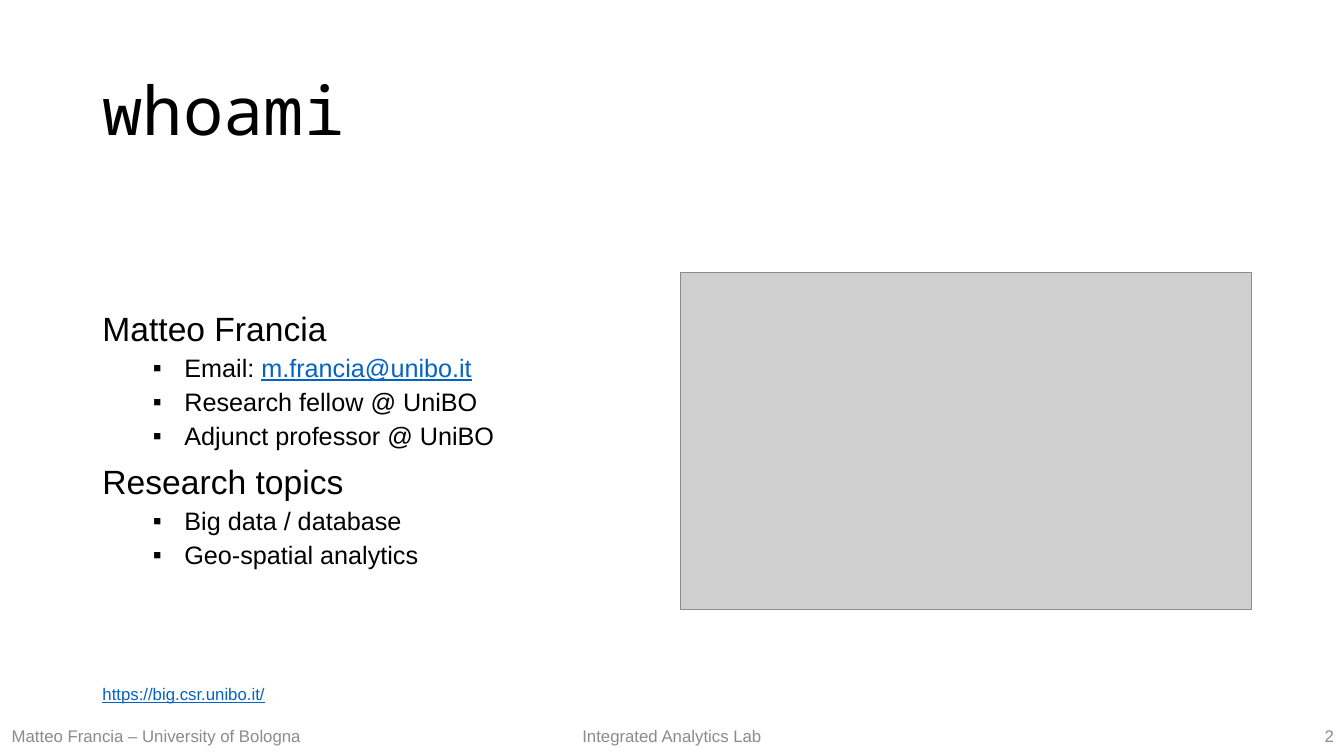
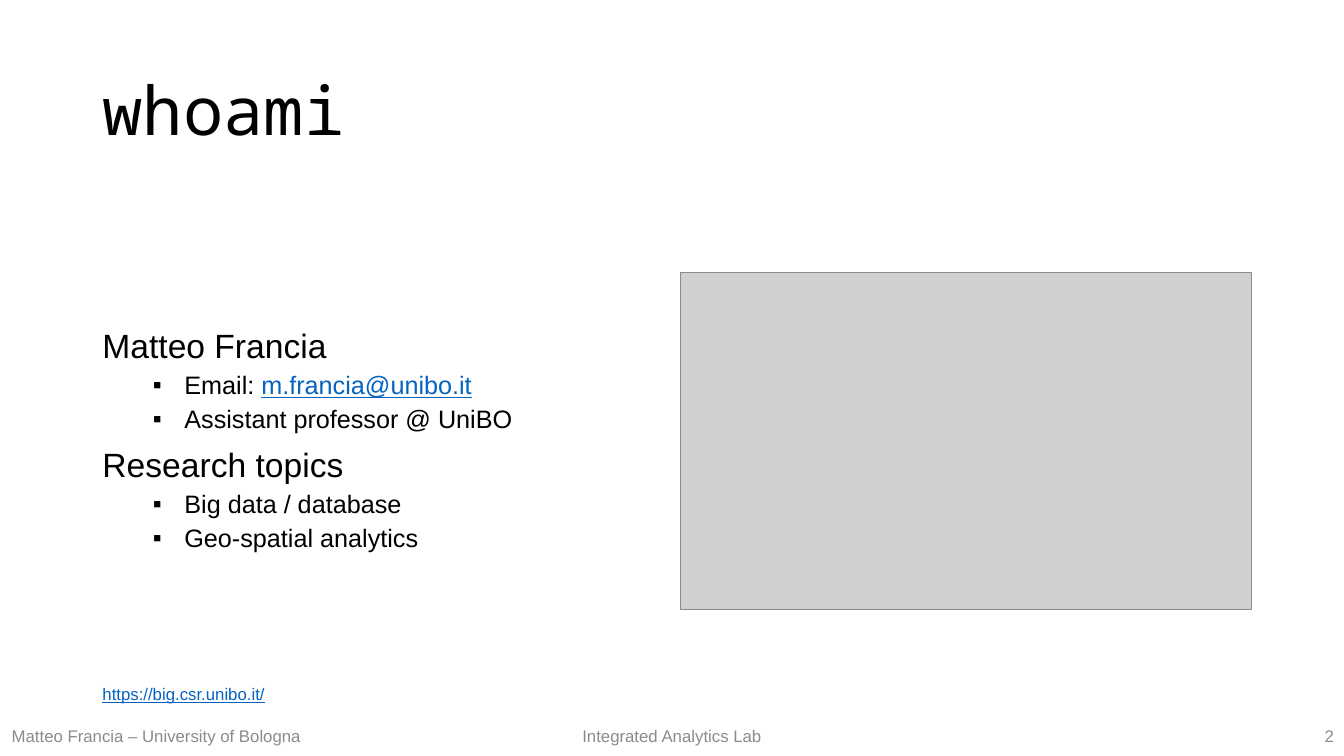
Before and after one commit to w4bo/teaching-handsondatapipelines, a slide deck: slide 2 of materials/00-Intro.pptx. Drawn at 1344x756 pixels with LibreOffice and Linux fonts; fonts in the diff are those of the drawing; grey boxes stand for pictures. Boxes give left, top, right and bottom in pixels: in the first picture for what was removed or moved away, otherwise in the second. Text is boxed around its words. In the diff, an @@ line names an element or a change of style, - is before the commit and + after.

Commit message:
update

```diff
--- a/materials/00-Intro.pptx
+++ b/materials/00-Intro.pptx
@@ text at [184,409,512,434]: text changed @@
-  ▪ Research fellow @ UniBO
-  ▪ Adjunct professor @ UniBO
+  ▪ Assistant professor @ UniBO
```
Also in this commit, not shown: 5 other slides changed.
